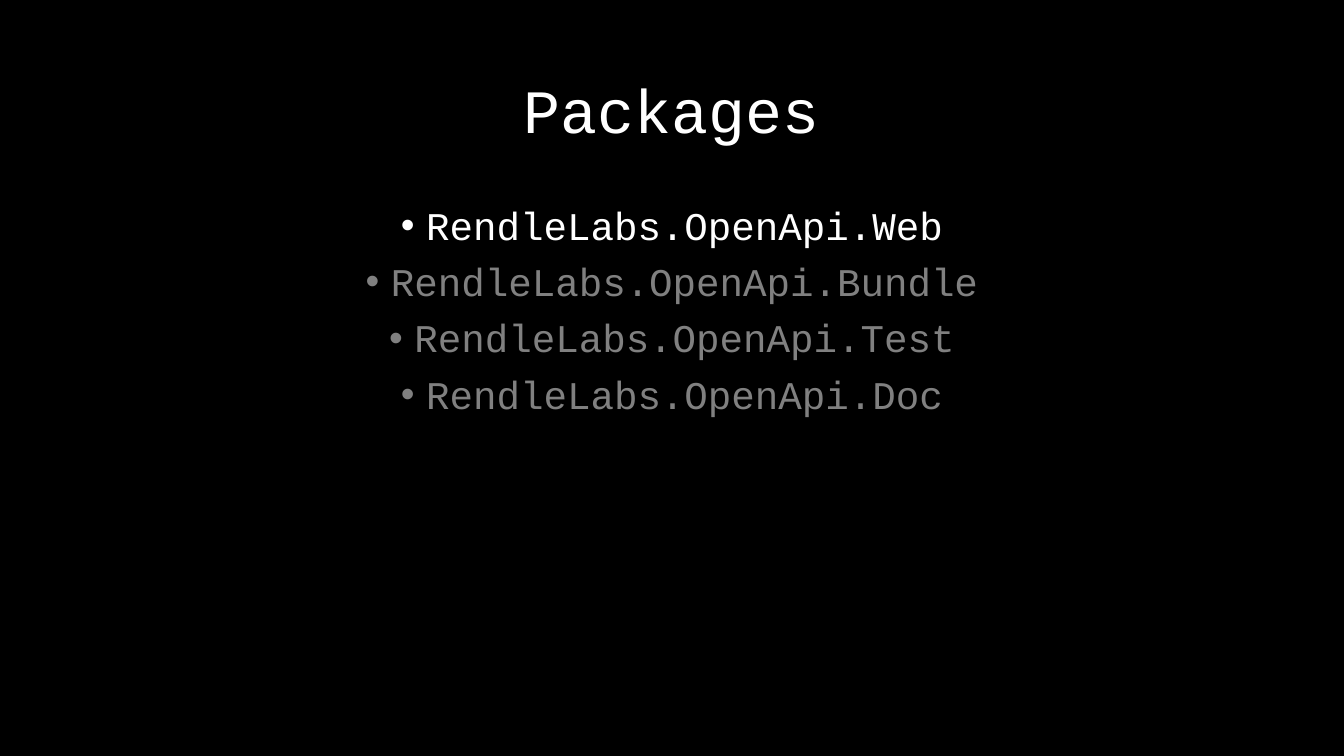
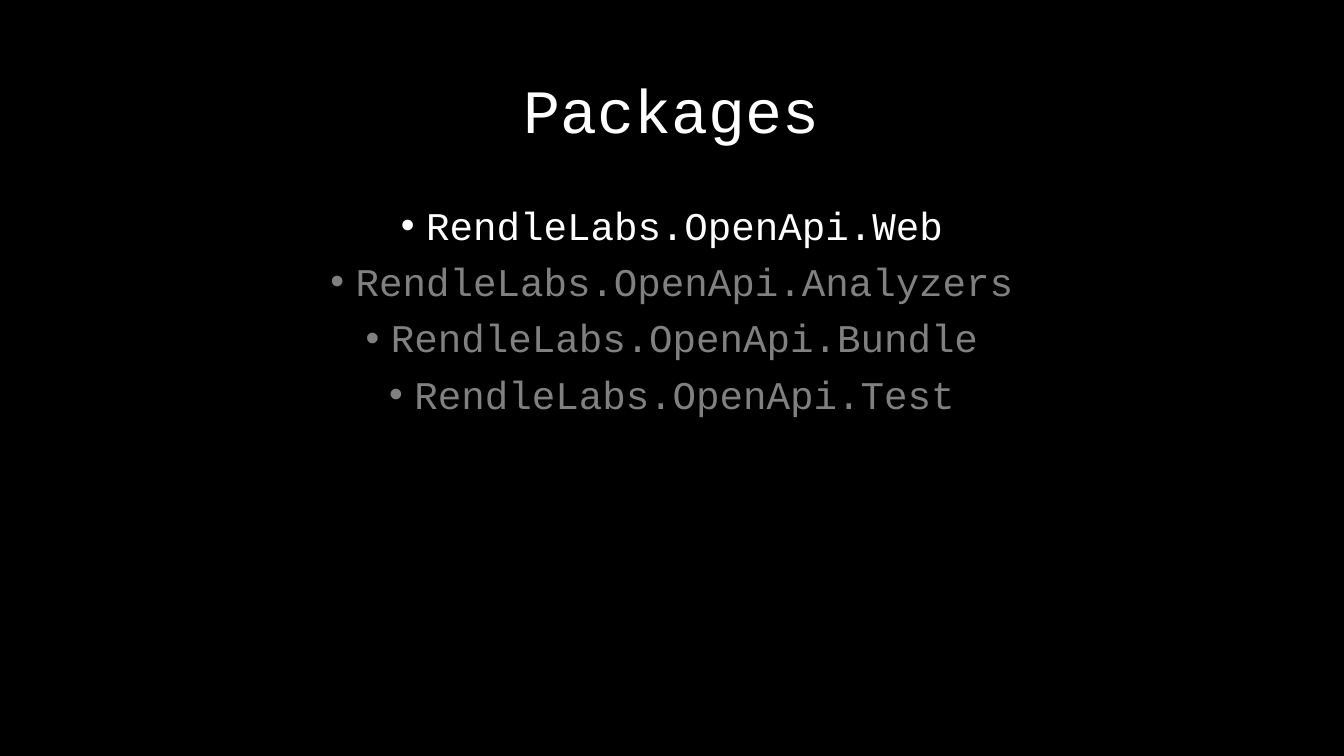
Before and after one commit to RendleLabs/LDNUG2022, a slide deck: slide 37 of OpenAPI.pptx (slide 26 before the commit). Drawn at 1344x756 pixels with LibreOffice and Linux fonts; fonts in the diff are those of the drawing. Boxes give left, top, right and bottom in pixels: in the first picture for what was removed or moved away, otherwise in the second. Text is boxed around its words. In the diff, an @@ line names an element or a change of style, - is before the commit and + after.

```diff
--- a/OpenAPI.pptx
+++ b/OpenAPI.pptx
@@ text at <box>356,268,1014,304</box>: paragraph added @@
+• RendleLabs.OpenApi.Analyzers
@@ text at <box>426,381,943,417</box>: paragraph removed @@
-• RendleLabs.OpenApi.Doc
```
Also in this commit, not shown: 3 other slides changed, 14 slides added, 1 slide removed, 4 other files.
